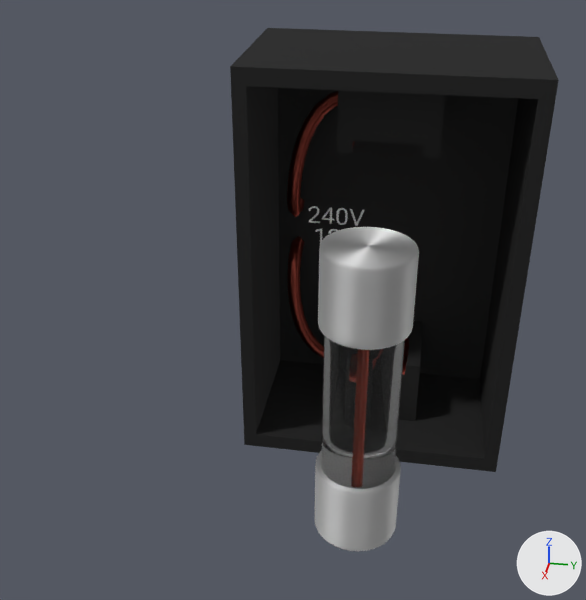
A saved change to the Blender file Frontend/GaMR/Assets/Models/lost_in_space/fuse_box.blend.
The view is the same before and after, from a 50 mm lens placed at (11.23, 0.48, 6.91), pointed at (1.91, -1.07, 1.57). Every picture has the same lights, and +X, +Y and +Z are marked at lower right.

Objects in the first picture: 'fuse', 'fuse_box'.
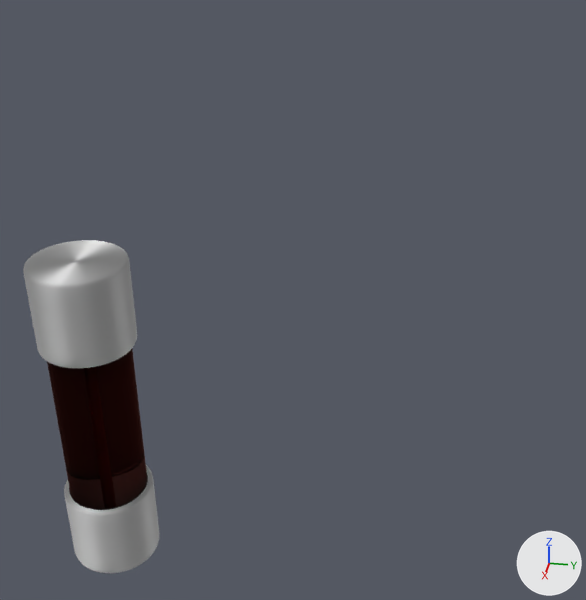
Location of each change, (x1, y1, x2, y2) in pixels of the pictures (586 x 600 px):
'fuse_box', hidden
    before: (230, 28, 559, 472)
'fuse', surface changed, moved
    before: (315, 227, 419, 551)
    after: (23, 240, 159, 573)

Edits to the bpy script that builds the scene:
```text
Add img_fuse_texture:
    img_fuse_texture = load_image('fuse_texture', 'fuse_blown_texture.png', 1024, 1024, 'sRGB')
Change mat_glass:
    where n1 = _N.new('ShaderNodeBsdfGlass'); n1.name = 'Glass BSDF'
    remove n1.inputs[0].default_value = (0.8, 0.8, 0.8, 1.0)  # 'Color', white #e7e7e7
    add n2 = _N.new('ShaderNodeTexImage'); n2.name = 'Image Texture'
    add n2.image = img_fuse_texture
    add _L.new(n2.outputs[0], n1.inputs[0])  # 'Color' to 'Color'
Change ob_fuse:
    ob_fuse.location: (3.76, 0.01, 1.43) -> (4.56, -2.78, 1.43)
Change ob_fuse_box:
    add ob_fuse_box.hide_set(True)  # its collection is switched off
```
